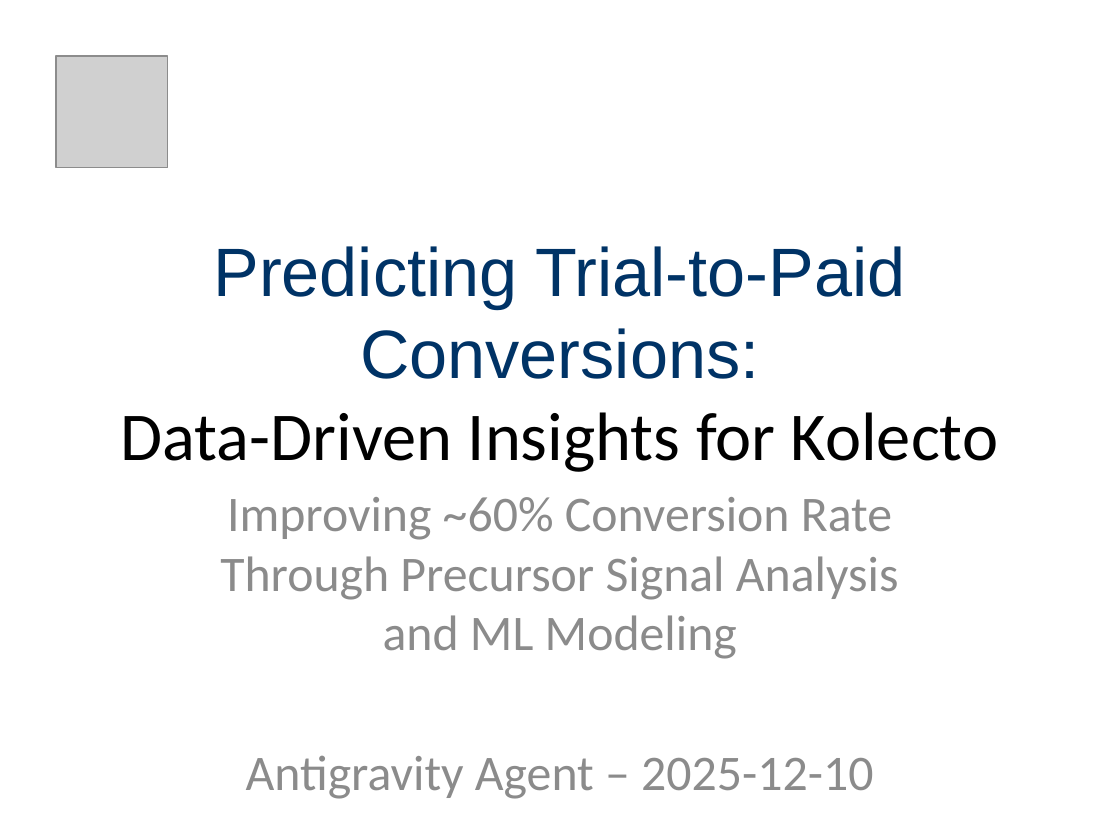
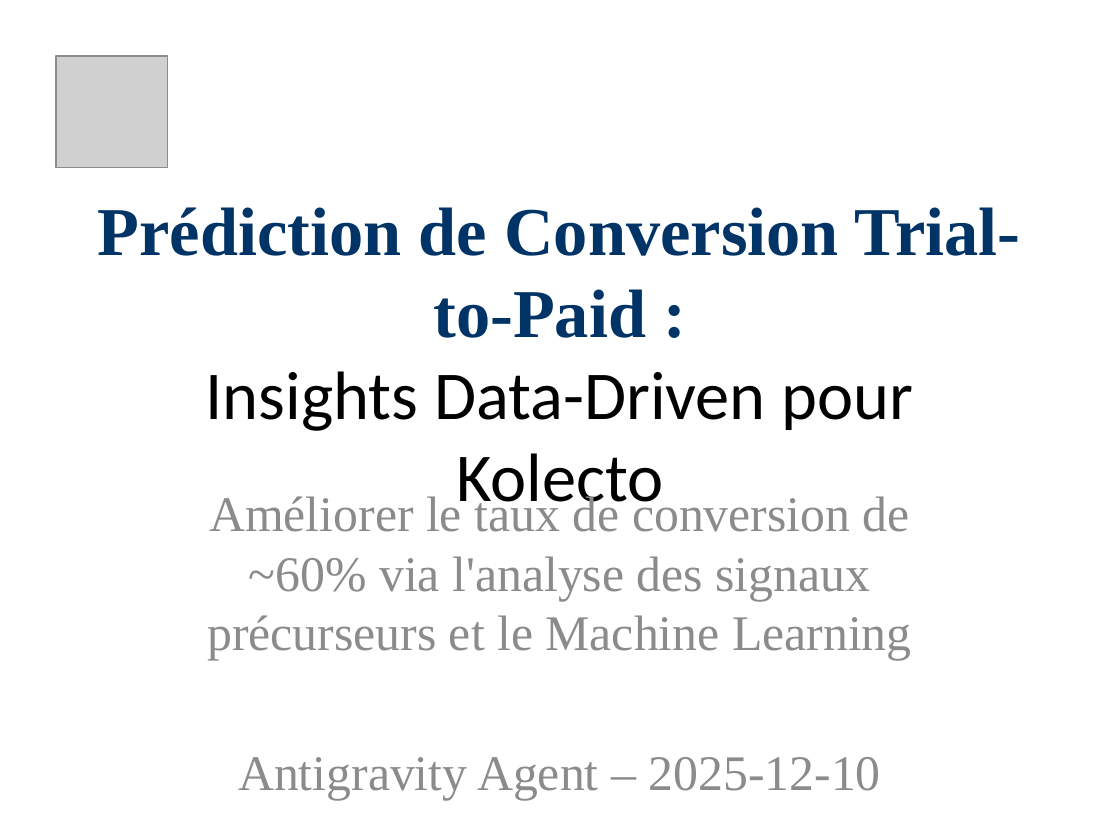
Before and after one commit to Paulino-Cristovao/churn_predictions, a slide deck: slide 1 of Presentations_Resultats_Projet.pptx. Drawn at 1120x840 pixels with LibreOffice and Linux fonts; fonts in the diff are those of the drawing; grey boxes stand for pictures. Boxes give left, top, right and bottom in pixels: in the first picture for what was removed or moved away, otherwise in the second. Text is boxed around its words. In the diff, an @@ line names an element or a change of style, - is before the commit and + after.

Commit message:
Presentation: Translate to French and update font to Times New Roman

```diff
--- a/Presentations_Resultats_Projet.pptx
+++ b/Presentations_Resultats_Projet.pptx
@@ title at (98,207,1021,517): text changed; font Arial to Times New Roman; bold on @@
-Predicting Trial-to-Paid Conversions:
-Data-Driven Insights for Kolecto
+Prédiction de Conversion Trial-to-Paid :
+Insights Data-Driven pour Kolecto
@@ subtitle at (207,492,912,661): text changed; font Calibri to Times New Roman @@
-Improving ~60% Conversion Rate Through Precursor Signal Analysis and ML Modeling
+Améliorer le taux de conversion de ~60% via l'analyse des signaux précurseurs et le Machine Learning
@@ subtitle at (238,757,881,800): font Calibri to Times New Roman in "Antigravity Agent – 2025-12-10" @@
```
Also in this commit, not shown: 9 other slides changed, 1 other file.
